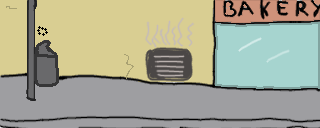
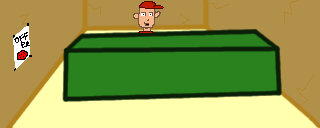
Before/after of a w=320, h=128 layered artwork. What changed in the layer stack:
hid group "decoration" (8 layers) over <box>26,0,59,101</box>
showed group "pnj" (4 layers) over <box>11,1,164,93</box>
added layer "pizzaiolo_stand" in group "pnj" over <box>133,1,164,33</box>
showed "pizzeria", painted on it over <box>0,0,320,128</box>
